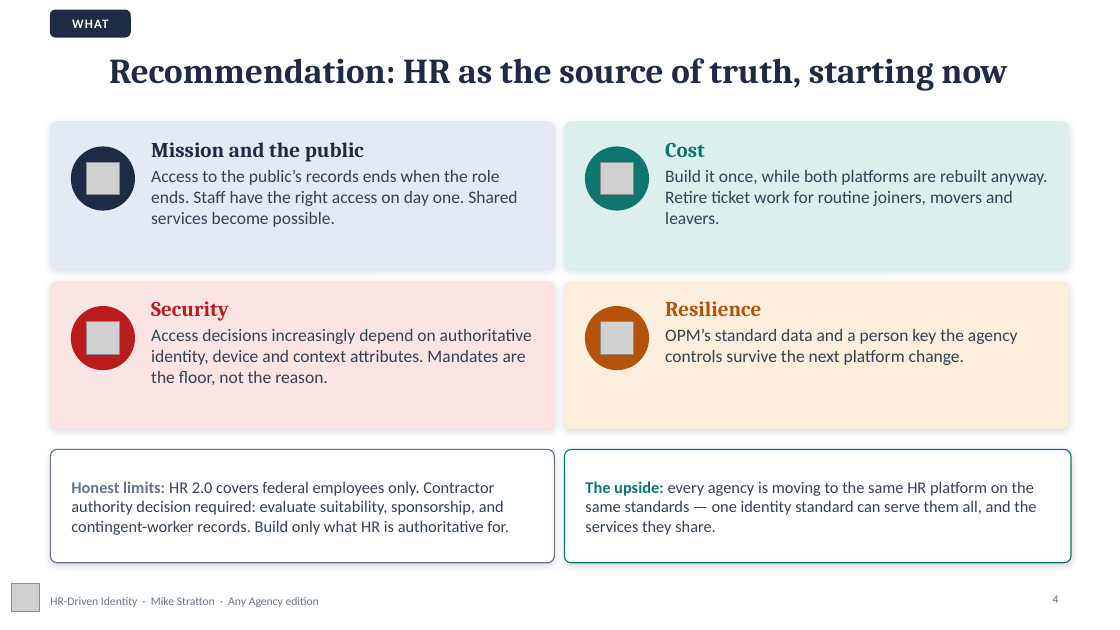
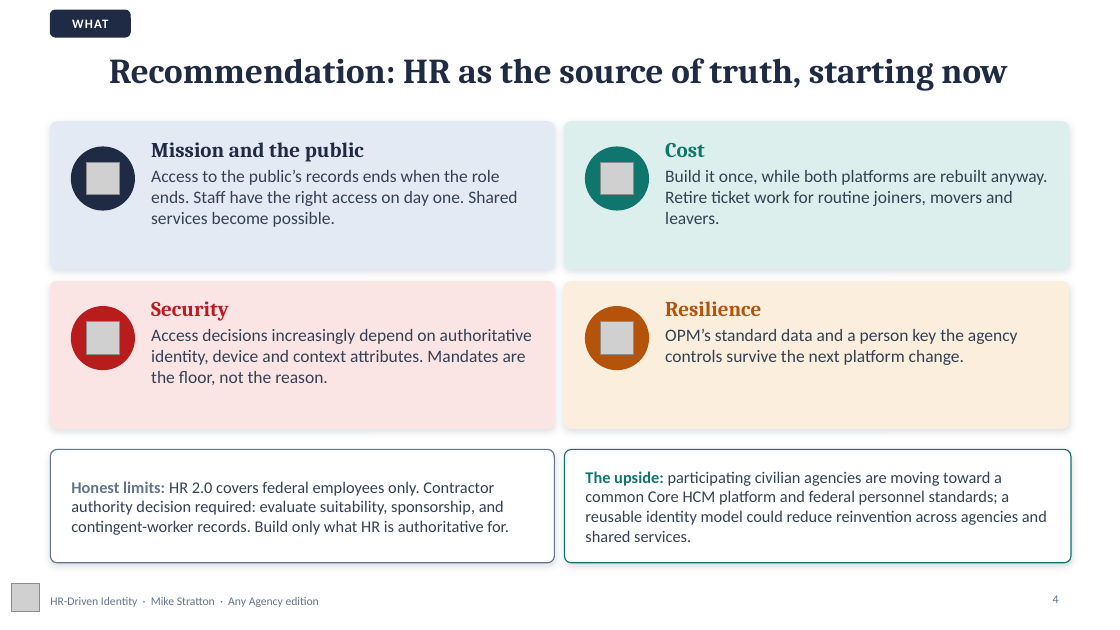
Before and after one commit to WhalerMike/modernization-workbook, a slide deck: slide 4 of presentations/hr-driven-identity-interview/HR_Driven_Identity_Exec_AnyAgency_Narrated.pptx. Drawn at 1120x630 pixels with LibreOffice and Linux fonts; fonts in the diff are those of the drawing; grey boxes stand for pictures; background and template pictures are left out. Boxes give left, top, right and bottom in pixels: in the first picture for what was removed or moved away, otherwise in the second. Text is boxed around its words. In the diff, an @@ line names an element or a change of style, - is before the commit and + after.

```diff
--- a/presentations/hr-driven-identity-interview/HR_Driven_Identity_Exec_AnyAgency_Narrated.pptx
+++ b/presentations/hr-driven-identity-interview/HR_Driven_Identity_Exec_AnyAgency_Narrated.pptx
@@ text at box(585, 471, 1047, 542): text changed @@
-The upside: every agency is moving to the same HR platform on the same standards — one identity standard can serve them all, and the services they share.
+The upside: participating civilian agencies are moving toward a common Core HCM platform and federal personnel standards; a reusable identity model could reduce reinvention across agencies and shared services.
```
Also in this commit, not shown: 5 other slides changed, 12 other files.
